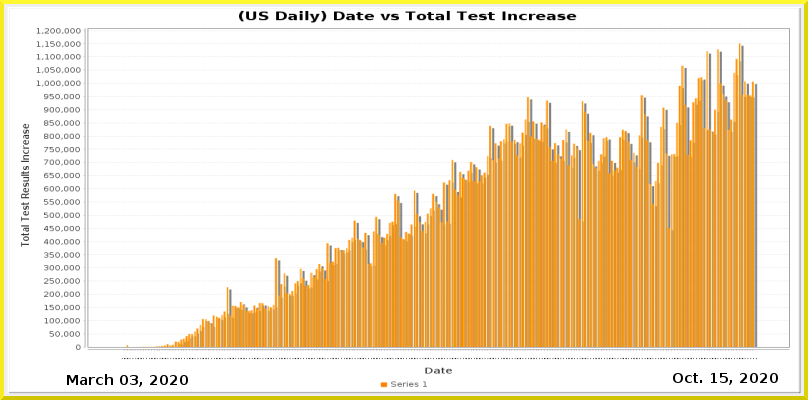
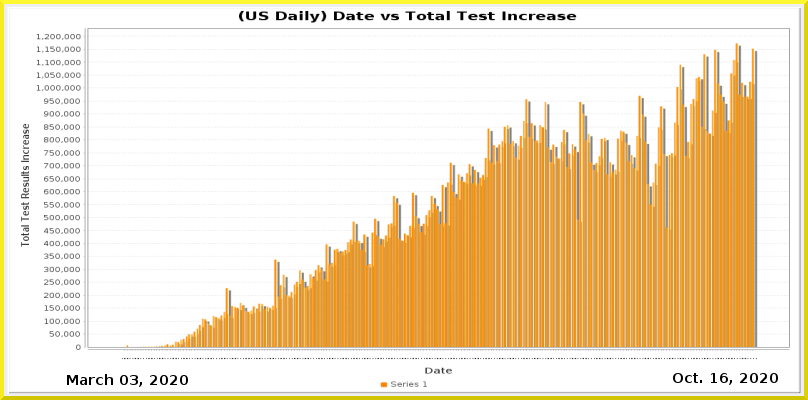
Comparing the layer stacks of the two w=808, h=400 images. Changes:
painted on "Current Date" over [720, 373, 728, 383]
painted on "Date_vs_TestIncrease.png" over [36, 28, 789, 360]
